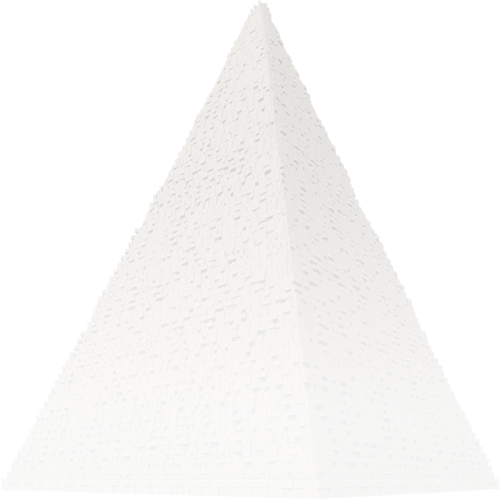
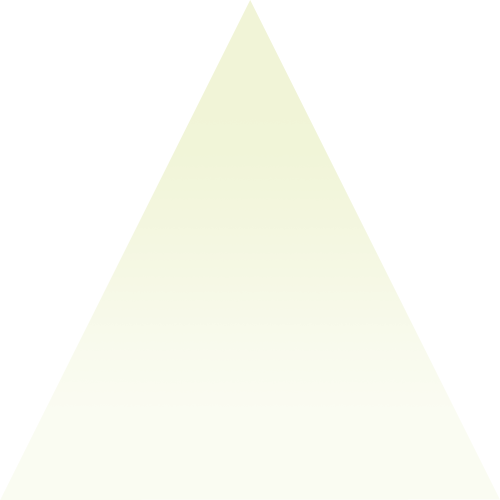
Comparing the layer stacks of the two 500px x 500px images. Changes:
added layer "Layer 6" above "Layer 3" over [0, 0, 500, 500]
hid "Layer 4" over [0, 0, 500, 500]
hid "Layer 5" over [0, 0, 500, 500]
